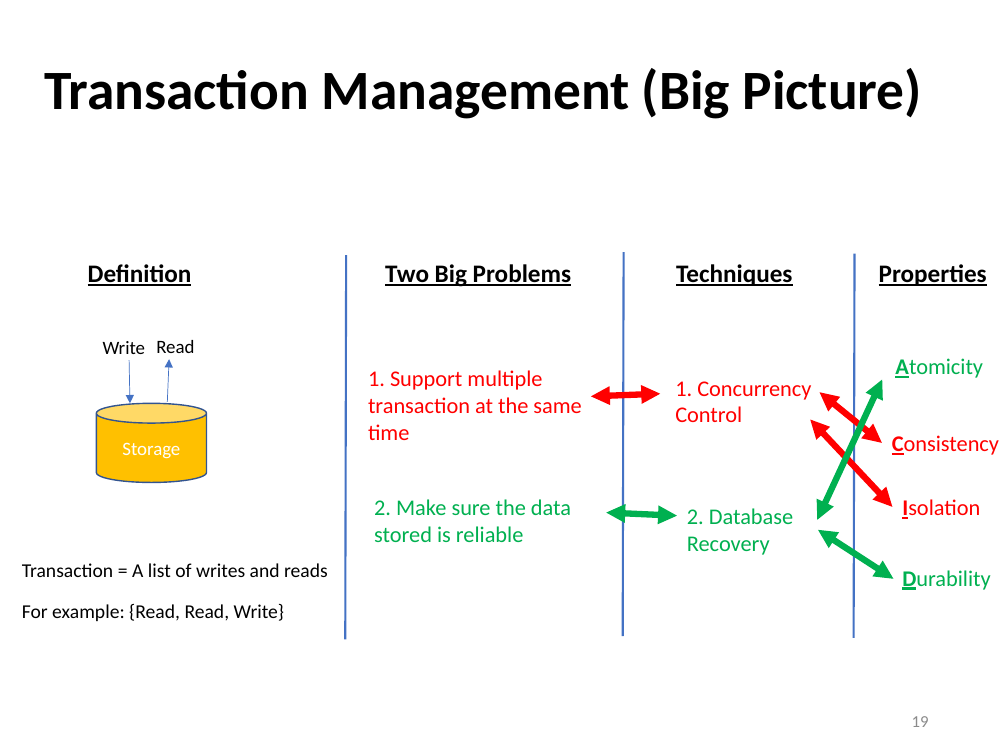
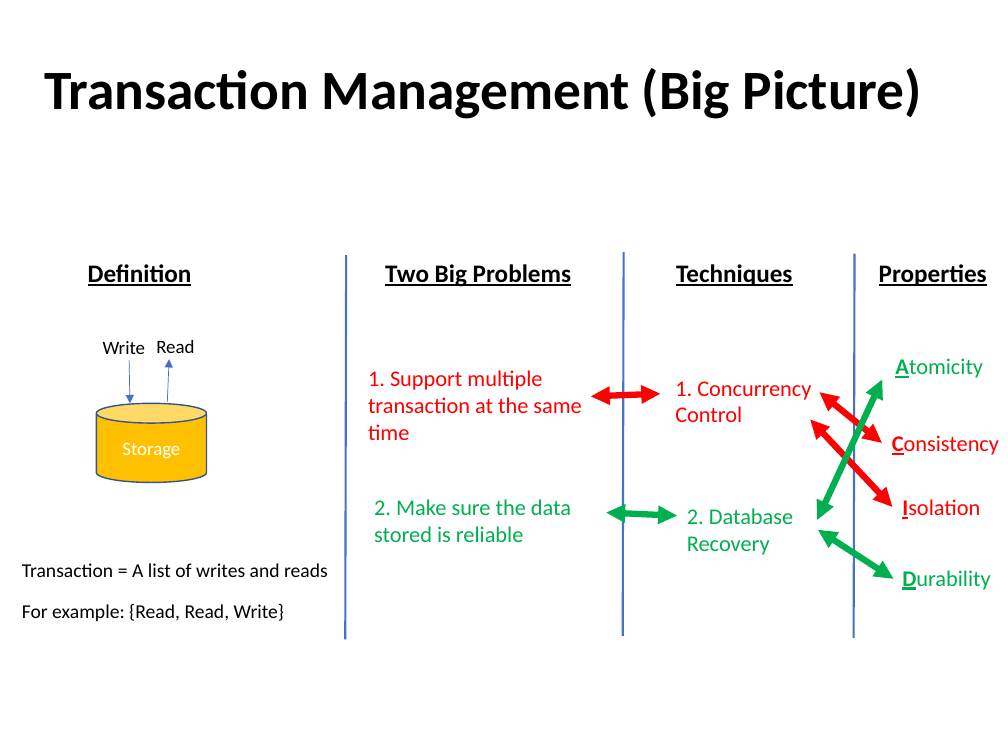
Before and after one commit to sfu-db/cmpt354, a slide deck: slide 19 of Lectures/lec11-transaction.pptx. Drawn at 1008x756 pixels with LibreOffice and Linux fonts; fonts in the diff are those of the drawing. Boxes give left, top, right and bottom in pixels: in the first picture for what was removed or moved away, otherwise in the second. Text is boxed around its words. In the diff, an @@ line names an element or a change of style, - is before the commit and + after.

```diff
--- a/Lectures/lec11-transaction.pptx
+++ b/Lectures/lec11-transaction.pptx
@@ page number removed at (912,716,929,727) @@
-19
```
Also in this commit, not shown: 19 other slides changed, 13 slides added.
